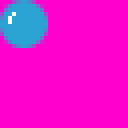
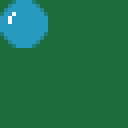
Before/after of a 128 x 128 layered artwork. What changed in the layer stack:
painted on "ball" over (0, 0, 48, 48)
painted on "bg" over (0, 0, 128, 128)
